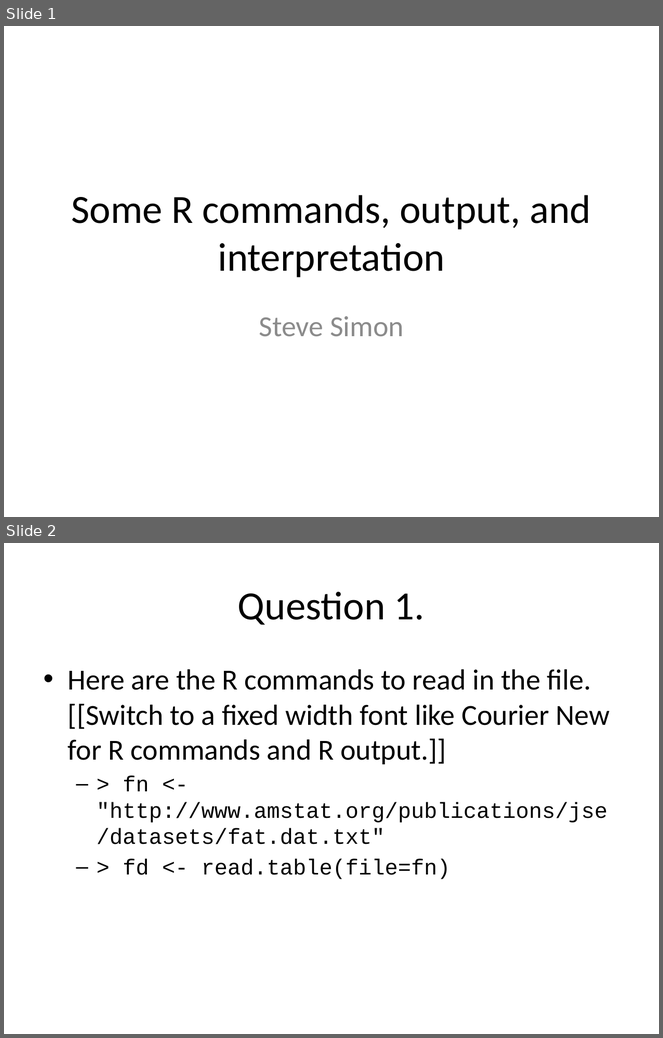
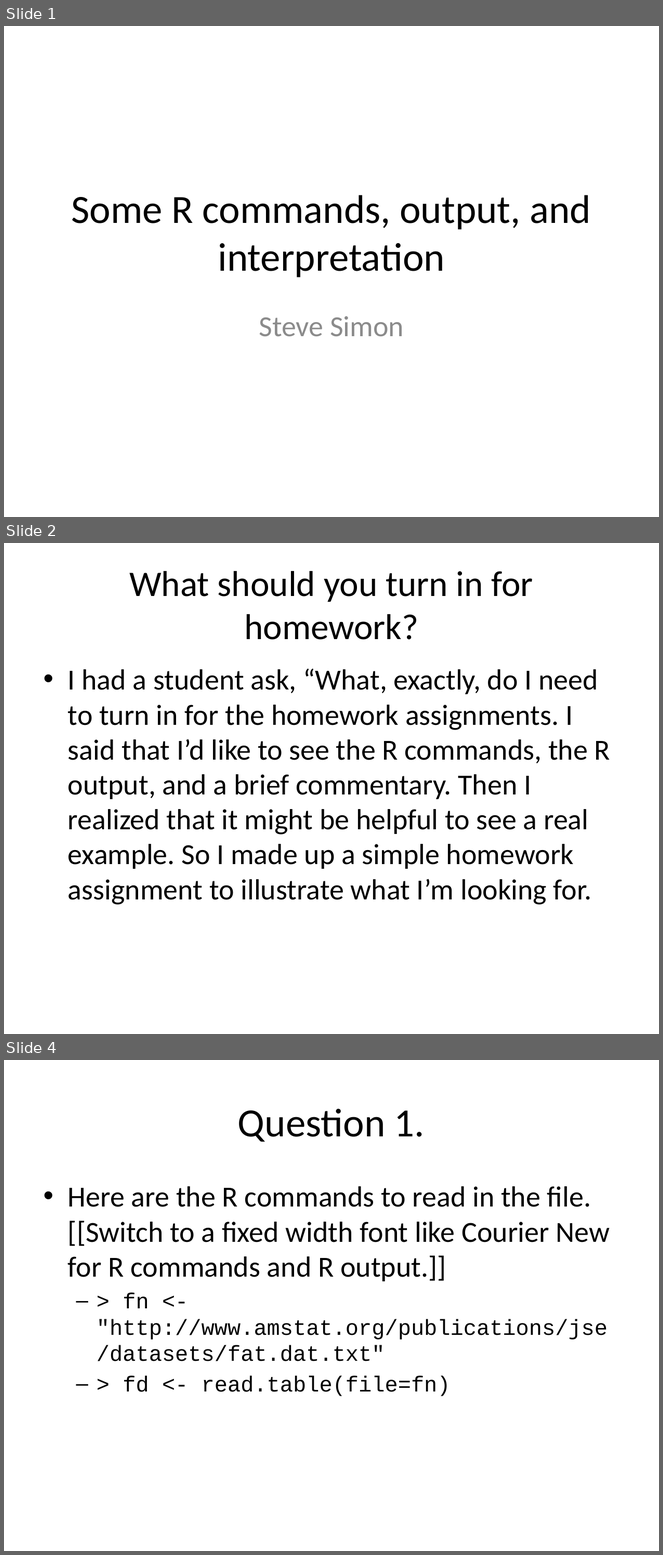
Before and after one commit to pmean/introduction-to-r, a slide deck: part1k.pptx. Shown one above the other, each under a label of ours: slides 1 and 2 before the commit, slides 1, 2 and 4 after it; the slides between them are not shown. The pictures are 663x1038 and 663x1555 pixels, drawn with LibreOffice and Linux fonts; fonts in the diff are those of the drawing. Boxes give left, top, right and bottom in pixels: in the first picture for what was removed or moved away, otherwise in the second. Text is boxed around its words. In the diff, an @@ line names an element or a change of style, - is before the commit and + after.

Commit message:
Added brief explanation to Part 1k

```diff
--- a/part1k.pptx
+++ b/part1k.pptx
@@ slide 2 added at (4,543,659,1034), background #FFFFFF @@
@@ title added at (129,571,533,640), 39.6 pt, text #000000 @@
+What should you turn in for homework?
@@ text added at (68,668,610,905), 32 pt, text #000000 @@
+• I had a student ask, “What, exactly, do I need to turn in for the homework assignments. I said that I’d like to see the R commands, the R output, and a brief commentary. Then I realized that it might be helpful to see a real example. So I made up a simple homework assignment to illustrate what I’m looking for.
@@ what was slide 2 is now slide 4 @@
```
Also in this commit, not shown: 2 other slides added, 3 other files.
